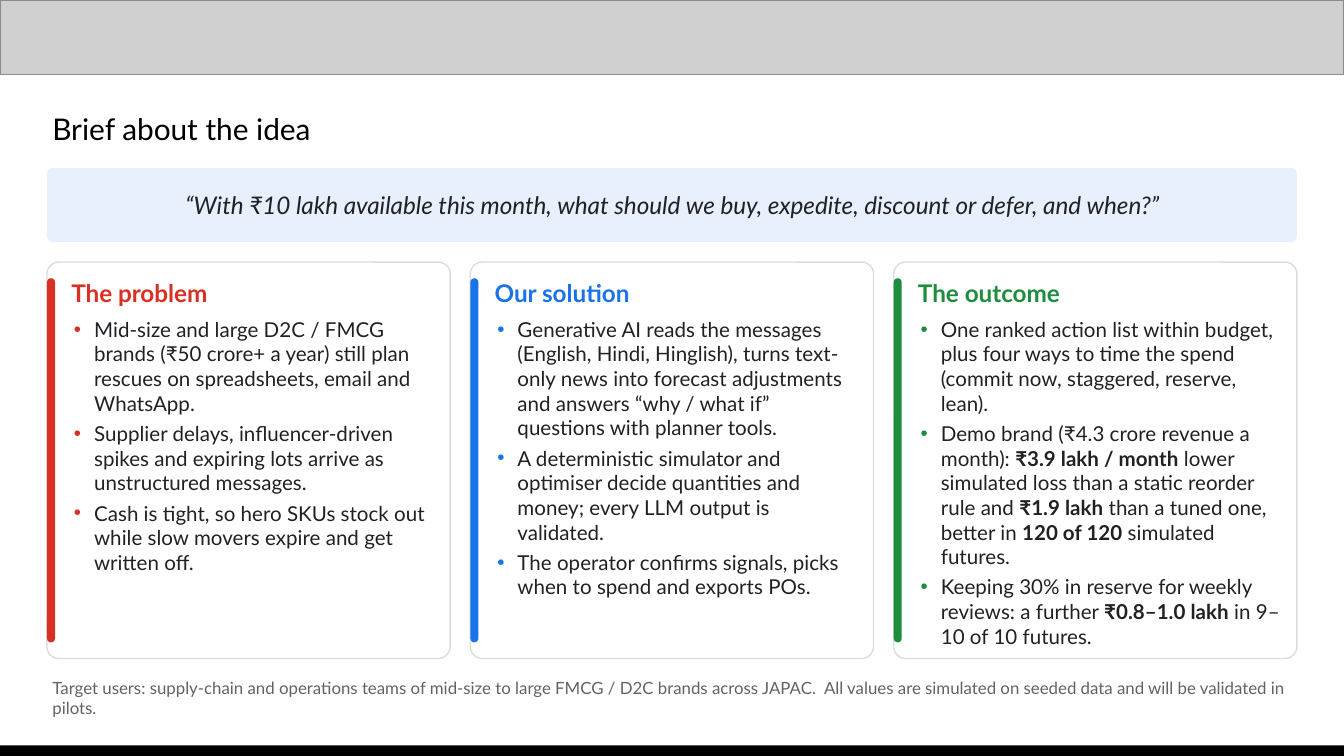
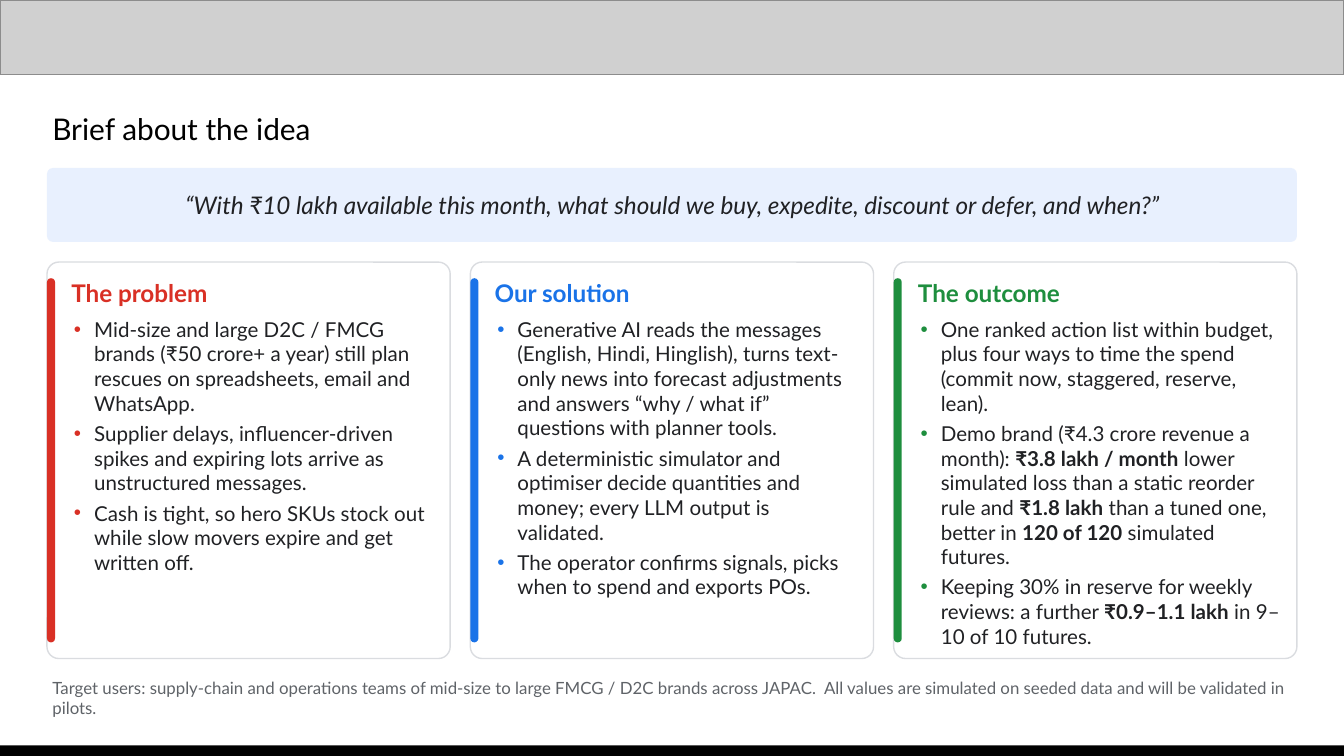
Before and after one commit to Xhahat/inventory-rescue, a slide deck: slide 2 of docs/Inventory_Rescue_AI_Builder_Cup.pptx. Drawn at 1344x756 pixels with LibreOffice and Linux fonts; fonts in the diff are those of the drawing; grey boxes stand for pictures. Boxes give left, top, right and bottom in pixels: in the first picture for what was removed or moved away, otherwise in the second. Text is boxed around its words. In the diff, an @@ line names an element or a change of style, - is before the commit and + after.

```diff
--- a/docs/Inventory_Rescue_AI_Builder_Cup.pptx
+++ b/docs/Inventory_Rescue_AI_Builder_Cup.pptx
@@ text at bbox=[941, 425, 1280, 644]: text changed @@
-• Demo brand (₹4.3 crore revenue a month): ₹3.9 lakh / month lower simulated loss than a static reorder rule and ₹1.9 lakh than a tuned one, better in 120 of 120 simulated futures.
-• Keeping 30% in reserve for weekly reviews: a further ₹0.8–1.0 lakh in 9–10 of 10 futures.
+• Demo brand (₹4.3 crore revenue a month): ₹3.8 lakh / month lower simulated loss than a static reorder rule and ₹1.8 lakh than a tuned one, better in 120 of 120 simulated futures.
+• Keeping 30% in reserve for weekly reviews: a further ₹0.9–1.1 lakh in 9–10 of 10 futures.
```
Also in this commit, not shown: 7 other slides changed, 12 other files.
